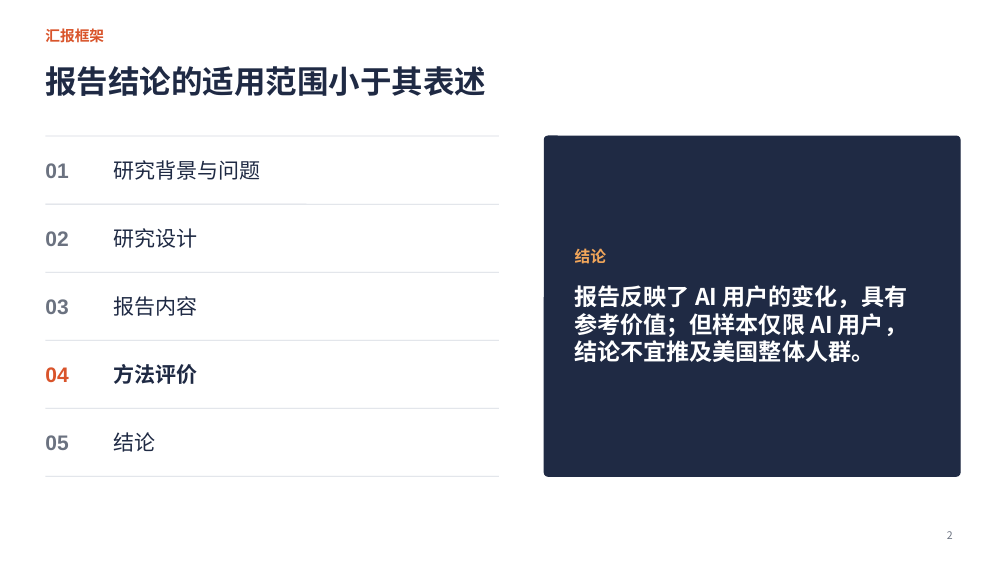
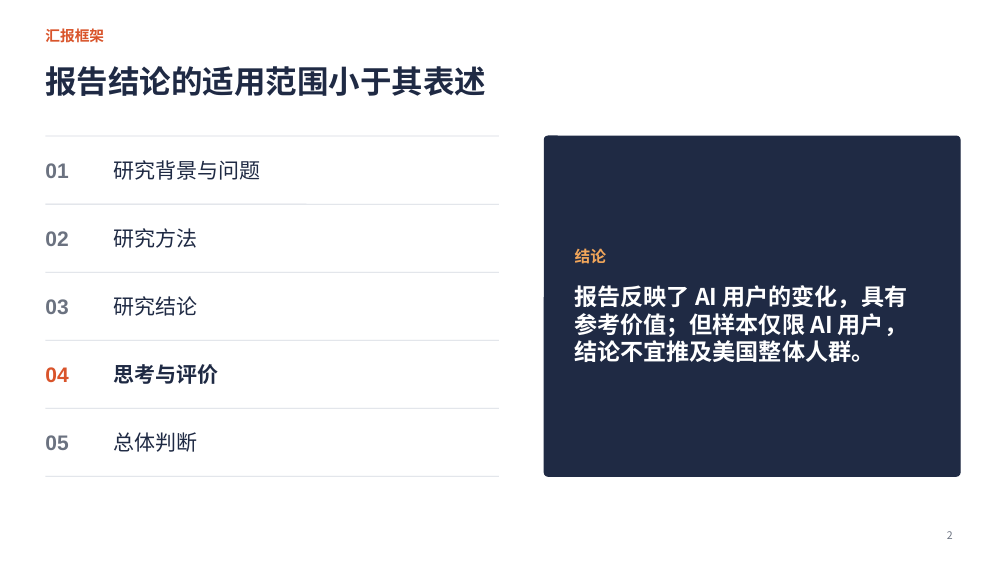
Before and after one commit to jayleo113/ppt, a slide deck: slide 2 of Gracenote报告解读_课堂汇报.pptx. Drawn at 1008x567 pixels with LibreOffice and Linux fonts; fonts in the diff are those of the drawing. Boxes give left, top, right and bottom in pixels: in the first picture for what was removed or moved away, otherwise in the second. Text is boxed around its words. In the diff, an @@ line names an element or a change of style, - is before the commit and + after.

```diff
--- a/Gracenote报告解读_课堂汇报.pptx
+++ b/Gracenote报告解读_课堂汇报.pptx
@@ text at (x1=113, y1=228, x2=197, y2=248): text changed @@
-研究设计
+研究方法
@@ text at (x1=113, y1=296, x2=197, y2=316): text changed @@
-报告内容
+研究结论
@@ text at (x1=113, y1=364, x2=218, y2=384): text changed @@
-方法评价
+思考与评价
@@ text at (x1=113, y1=432, x2=197, y2=452): text changed @@
-结论
+总体判断
```
Also in this commit, not shown: 9 other slides changed, 6 other files.
